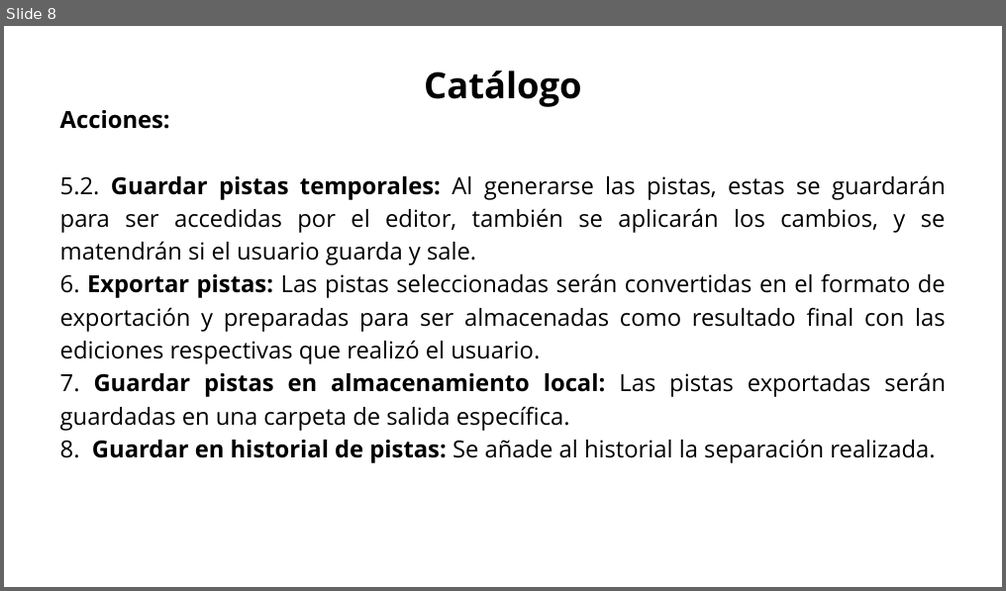
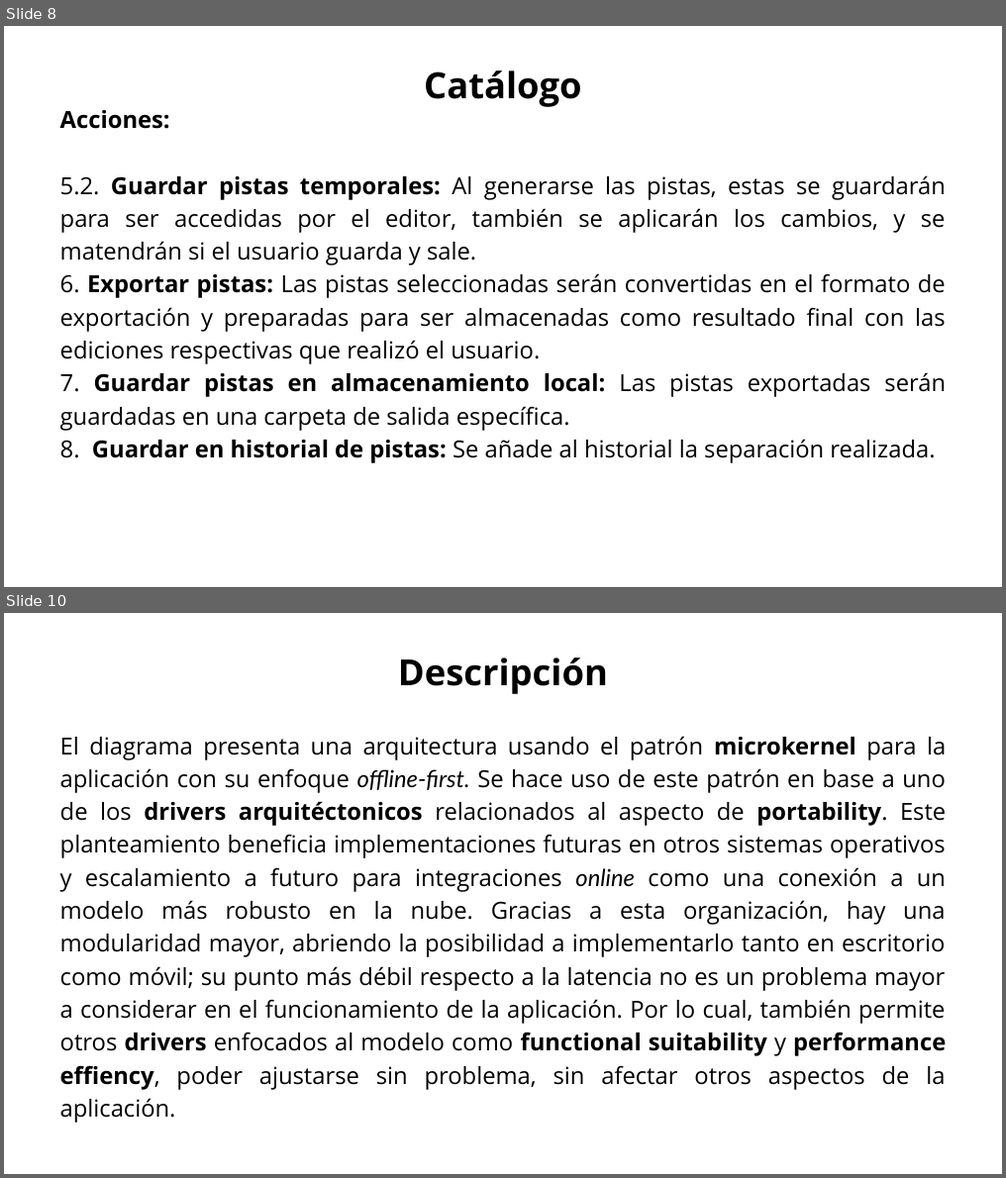
Before and after one commit to Jucer74/SoftwareArchitecture, a slide deck: Project/Views/SistemaSeparacionAudio.views.pptx. Shown one above the other, each under a label of ours: slide 8 before the commit, slides 8 and 10 after it; the slides between them are not shown. The pictures are 1006x591 and 1006x1178 pixels, drawn with LibreOffice and Linux fonts; fonts in the diff are those of the drawing. Boxes give left, top, right and bottom in pixels: in the first picture for what was removed or moved away, otherwise in the second. Text is boxed around its words. In the diff, an @@ line names an element or a change of style, - is before the commit and + after.

```diff
--- a/Project/Views/SistemaSeparacionAudio.views.pptx
+++ b/Project/Views/SistemaSeparacionAudio.views.pptx
@@ slide 10 added at (4, 613, 1002, 1174), background #FFFFFF @@
@@ text added at (398, 658, 608, 694), 52 pt, text #000000, bold @@
+Descripción
@@ text added at (60, 736, 945, 1123), 34 pt, text #000000 @@
+El diagrama presenta una arquitectura usando el patrón microkernel para la aplicación con su enfoque offline-first. Se hace uso de este patrón en base a uno de los drivers arquitéctonicos relacionados al aspecto de portability. Este planteamiento beneficia implementaciones futuras en otros sistemas operativos y escalamiento a futuro para integraciones online como una conexión a un modelo más robusto en la nube. Gracias a esta organización, hay una modularidad mayor, abriendo la posibilidad a implementarlo tanto en escritorio como móvil; su punto más débil respecto a la latencia no es un problema mayor a considerar en el funcionamiento de la aplicación. Por lo cual, también permite otros drivers enfocados al modelo como functional suitability y performance effiency, poder ajustarse sin problema, sin afectar otros aspectos de la aplicación.
```
Also in this commit, not shown: 10 slides changed, 6 other slides added, 5 slides removed.
